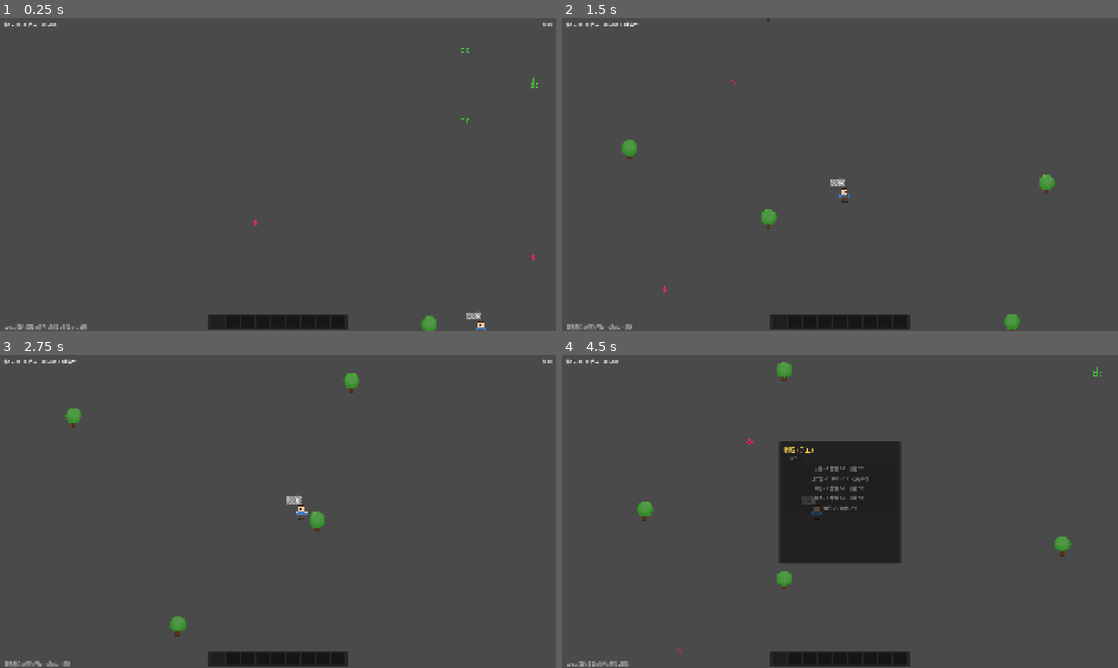
Above: before the commit, frames 1-4 (two rows, left to right).
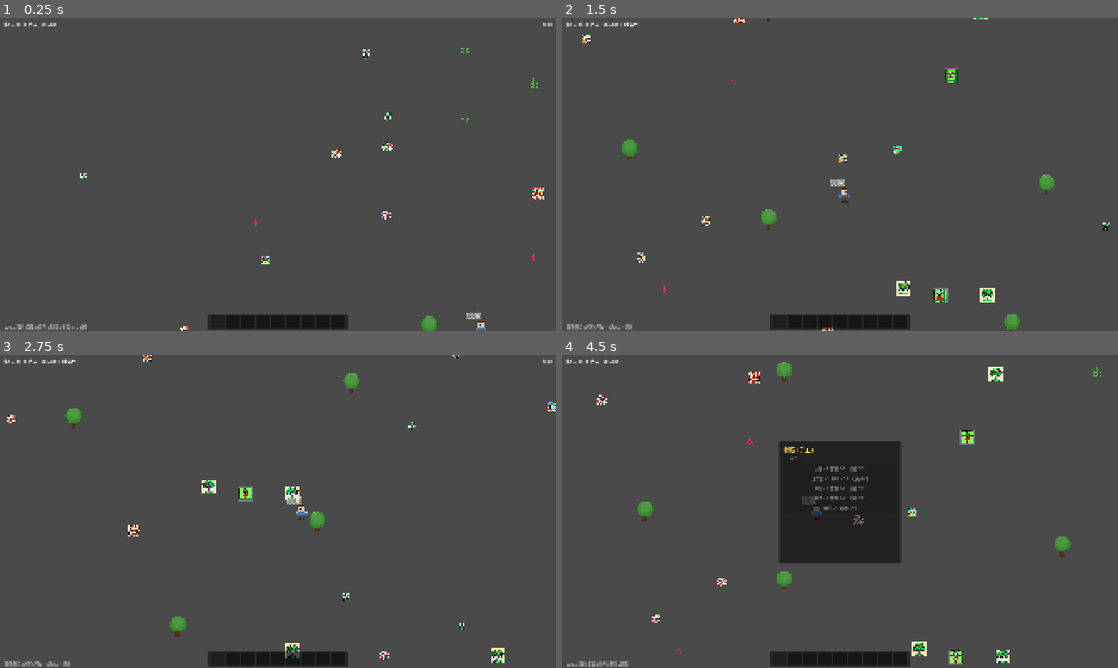
Above: after the commit, the same moments.

Repository: 2e3u/kingdom-echoes
Game: Godot game, scene res://scenes/kingdom_echoes.tscn
Two runs of this game, one before a commit and one after it. Both use one fixed random seed, a clock stepped at 60 frames per second and the inputs below.
Inputs (mouse positions are in pixels of both pictures, inside the frame that each line leads up to):
- Up to frame 1 (0.25 s): no input
- Up to frame 2 (1.5 s): tap Enter at 0.5 s; move the mouse to (962, 158) at 0.52 s; hold D (move_right) 0.53-1.28 s; hold V (build) 0.53-1.28 s; click (962, 158) at 0.67 s; move the mouse to (728, 190) at 1.27 s; hold S (move_down) from 1.28 s (still down); tap J (build_place) at 1.35 s
- Up to frame 3 (2.75 s): move the mouse to (333, 442) at 2.02 s; release S (move_down) at 2.03 s; hold D (move_right) from 2.03 s (still down); hold K (build_remove) from 2.03 s (still down)
- Up to frame 4 (4.5 s): move the mouse to (812, 574) at 2.77 s; release D (move_right) at 2.78 s; release K (build_remove) at 2.78 s; hold W (move_up) 2.78-3.53 s; tap C (craft) at 2.85 s; click (812, 574) at 2.92 s; move the mouse to (1006, 558) at 3.52 s; hold A (move_left) from 3.53 s (still down); tap E (interact) at 3.6 s; move the mouse to (673, 464) at 4.27 s; tap 1 at 4.35 s

The runs differ from the first frame. In frame 1, 0.3% of the frame differs, in the area x 14-98%, y 10-100%; in frame 2, 0.7%; in frame 3, 0.8%, in the area x 1-100%, y 0-99%; in frame 4, 0.8%.

Commit message:
feat: 装饰物系统 — ComfyUI精灵 + 群落散布 + 运行时PNG加载修复
9种装饰物通过ComfyUI/SDXL生成，WorldGenerator在对应群落散布。
_load_deco_texture改用Image.load_from_file避免headless导入报错。

Diff:
--- a/scripts/game/kingdom_echoes.gd
+++ b/scripts/game/kingdom_echoes.gd
@@ -342,9 +342,13 @@
 
 func _load_deco_texture(path: String) -> ImageTexture:
 	var full = "res://assets/sprites/%s" % path
-	if FileAccess.file_exists(full):
-		return load(full)
-	return null
+	if not FileAccess.file_exists(full):
+		return null
+	var img = Image.load_from_file(full)
+	if img == null or img.is_empty():
+		return null
+	var tex = ImageTexture.create_from_image(img)
+	return tex
 
 
 # ========== 浮字 ==========
Binary file added: assets/sprites/deco_berry_bush.png
Binary file added: assets/sprites/deco_bush_small.png
Binary file added: assets/sprites/deco_flower.png
Binary file added: assets/sprites/deco_grass_tuft.png
Binary file added: assets/sprites/deco_leaf_pile.png
Binary file added: assets/sprites/deco_mushroom.png
Binary file added: assets/sprites/deco_pebble.png
Binary file added: assets/sprites/deco_rock_small.png
Binary file added: assets/sprites/deco_twig.png
